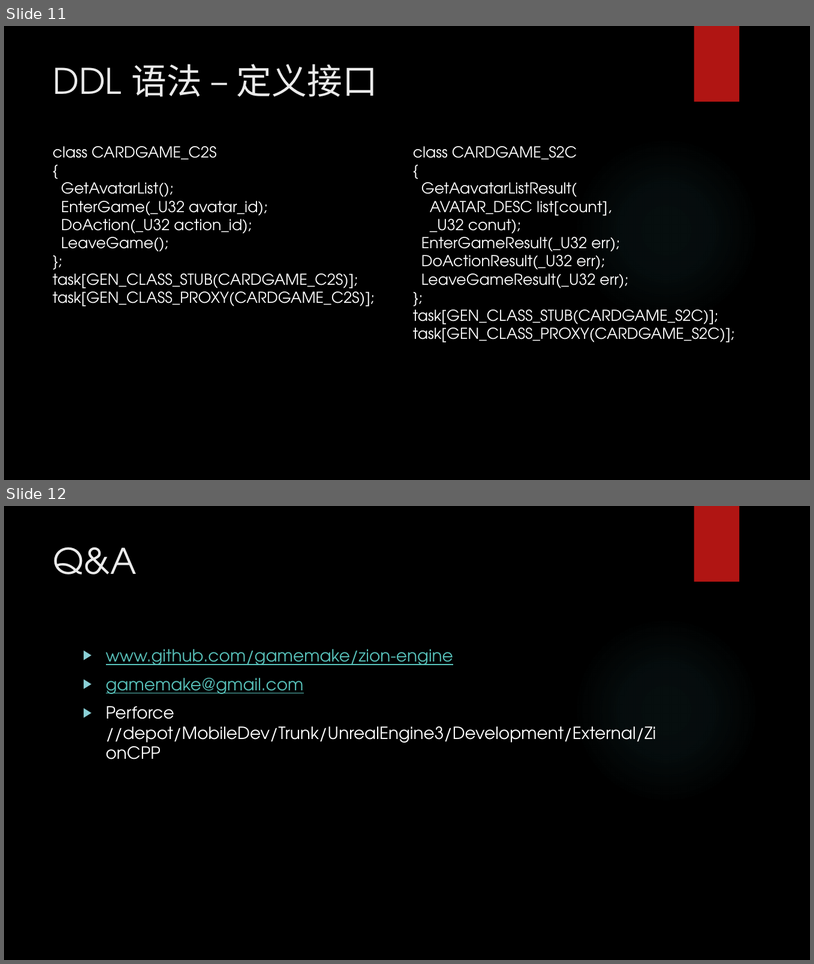
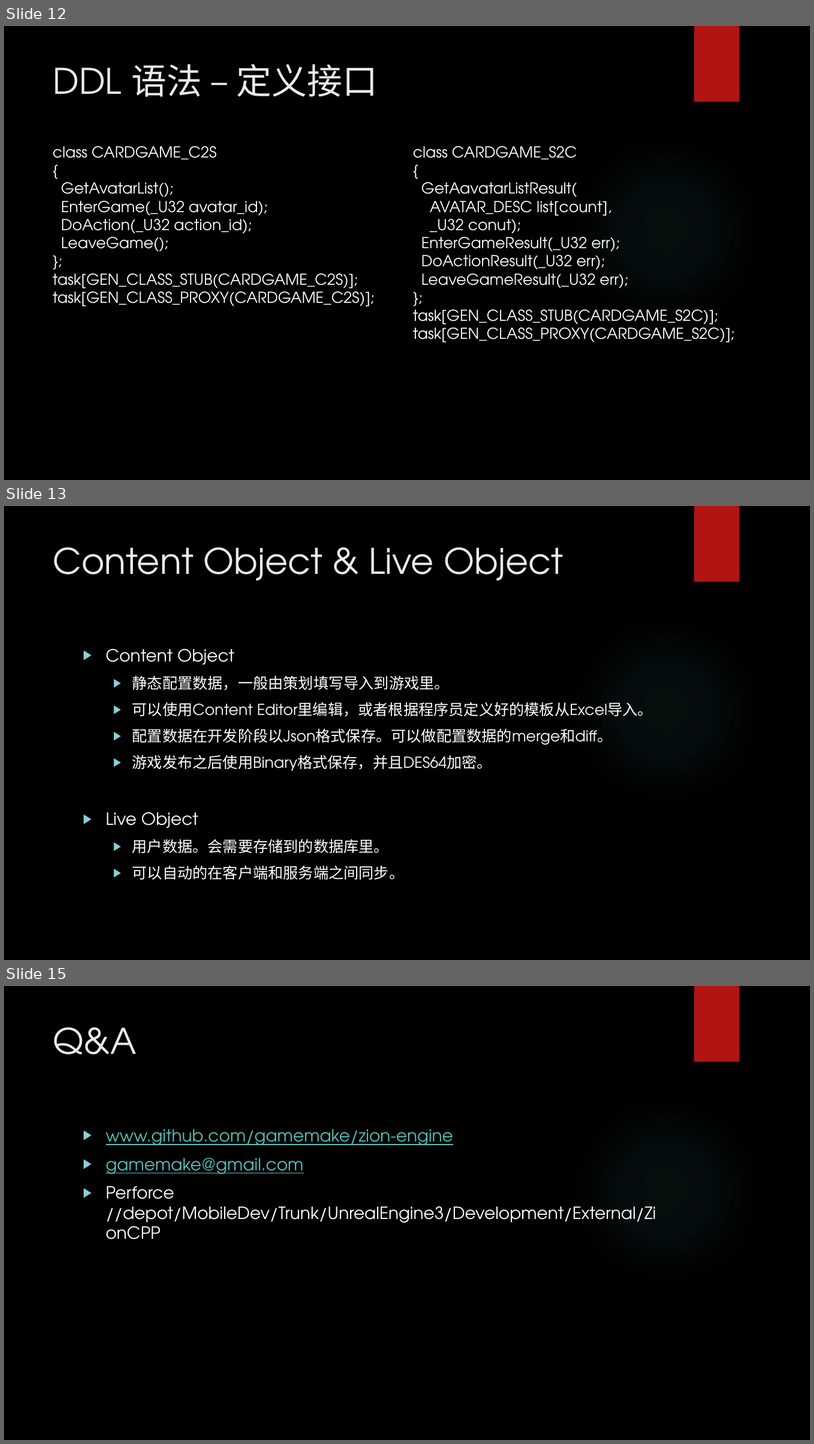
Before and after one commit to luozhishen/gameengine, a slide deck: Development/Documents/ZionEngine.pptx. Shown one above the other, each under a label of ours: slides 11 and 12 before the commit, slides 12, 13 and 15 after it; the slides between them are not shown. The pictures are 814x964 and 814x1444 pixels, drawn with LibreOffice and Linux fonts; fonts in the diff are those of the drawing; background and template pictures are left out. Boxes give left, top, right and bottom in pixels: in the first picture for what was removed or moved away, otherwise in the second. Text is boxed around its words. In the diff, an @@ line names an element or a change of style, - is before the commit and + after.

```diff
--- a/Development/Documents/ZionEngine.pptx
+++ b/Development/Documents/ZionEngine.pptx
@@ slide 13 added at <box>4,506,810,960</box>, background picture (left out); not listed: 2 template elements that a slide beside it also shows @@
@@ title added at <box>53,547,563,580</box>, 42 pt, text #EBEBEB @@
+Content Object & Live Object
@@ text added at <box>106,649,653,879</box>, 18 pt, text #FFFFFF @@
+▶ Content Object
+  ▶ 静态配置数据，一般由策划填写导入到游戏里。
+  ▶ 可以使用Content Editor里编辑，或者根据程序员定义好的模板从Excel导入。
+  ▶ 配置数据在开发阶段以Json格式保存。可以做配置数据的merge和diff。
+  ▶ 游戏发布之后使用Binary格式保存，并且DES64加密。
+▶ Live Object
+  ▶ 用户数据。会需要存储到的数据库里。
+  ▶ 可以自动的在客户端和服务端之间同步。
@@ what was slide 11 is now slide 12 @@
@@ what was slide 12 is now slide 15 @@
```
Also in this commit, not shown: 3 slides changed, 2 other slides added, 9 other files.
